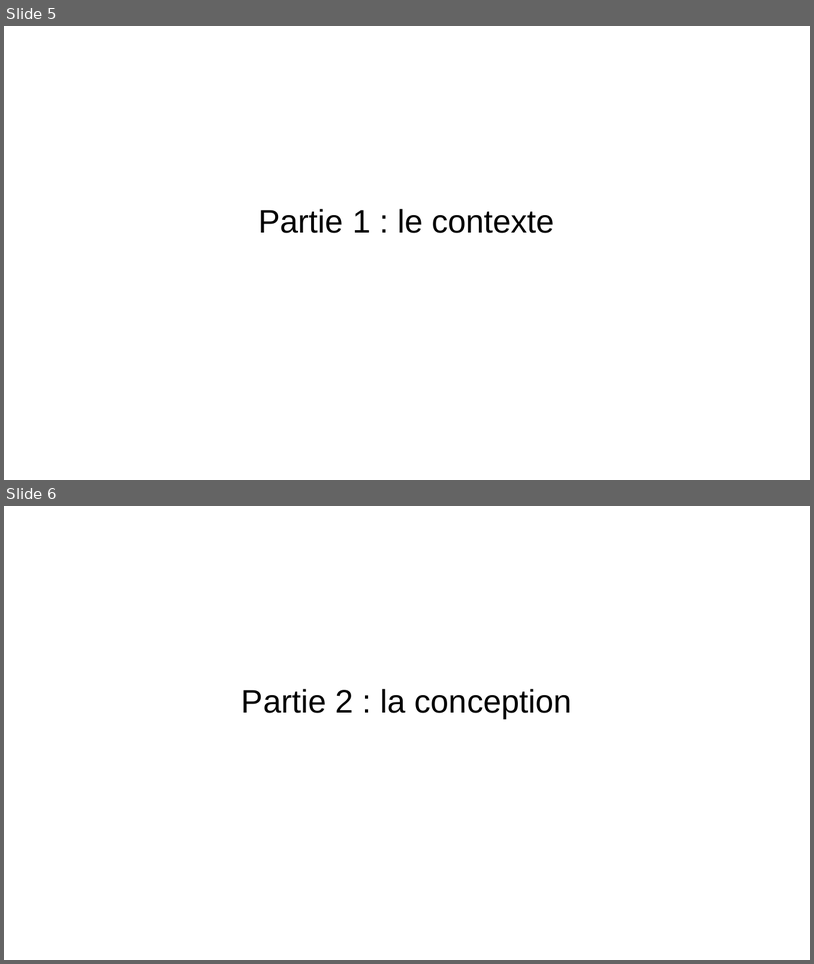
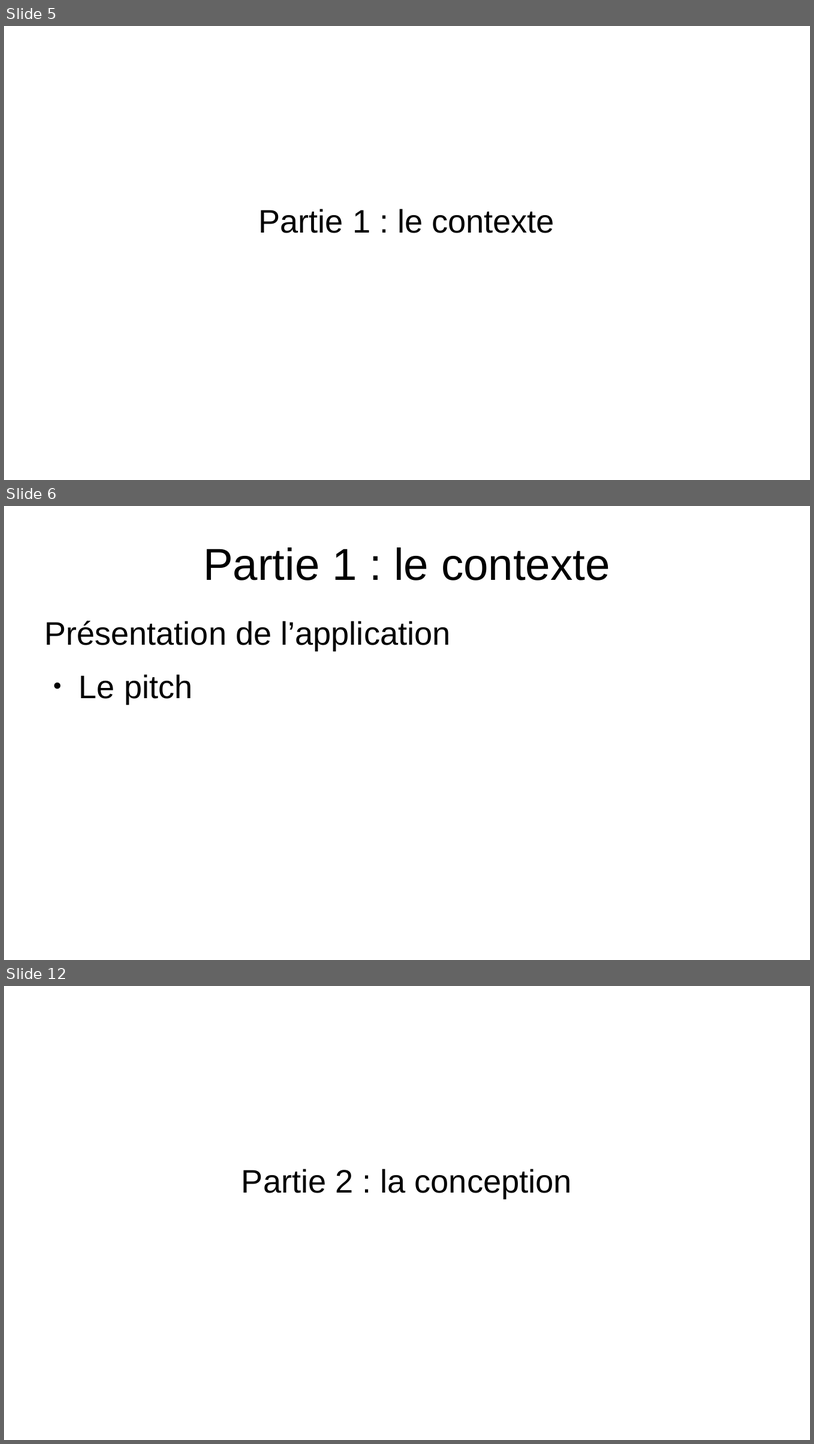
Before and after one commit to EmmaBroudic/Projet-Nooky, a slide deck: doc/Nooky.odp. Shown one above the other, each under a label of ours: slides 5 and 6 before the commit, slides 5, 6 and 12 after it; the slides between them are not shown. The pictures are 814x964 and 814x1444 pixels, drawn with LibreOffice and Linux fonts; fonts in the diff are those of the drawing. Boxes give left, top, right and bottom in pixels: in the first picture for what was removed or moved away, otherwise in the second. Text is boxed around its words. In the diff, an @@ line names an element or a change of style, - is before the commit and + after.

```diff
--- a/doc/Nooky.odp
+++ b/doc/Nooky.odp
@@ slide 6 added at (4, 506, 810, 960), background #FFFFFF @@
@@ title added at (203, 547, 610, 580), 44 pt, text #000000 @@
+Partie 1 : le contexte
@@ text added at (44, 621, 451, 703), 32 pt, text #000000 @@
+Présentation de l’application
+● Le pitch
@@ what was slide 6 is now slide 12 @@
```
Also in this commit, not shown: 10 other slides added, 3 other files.
